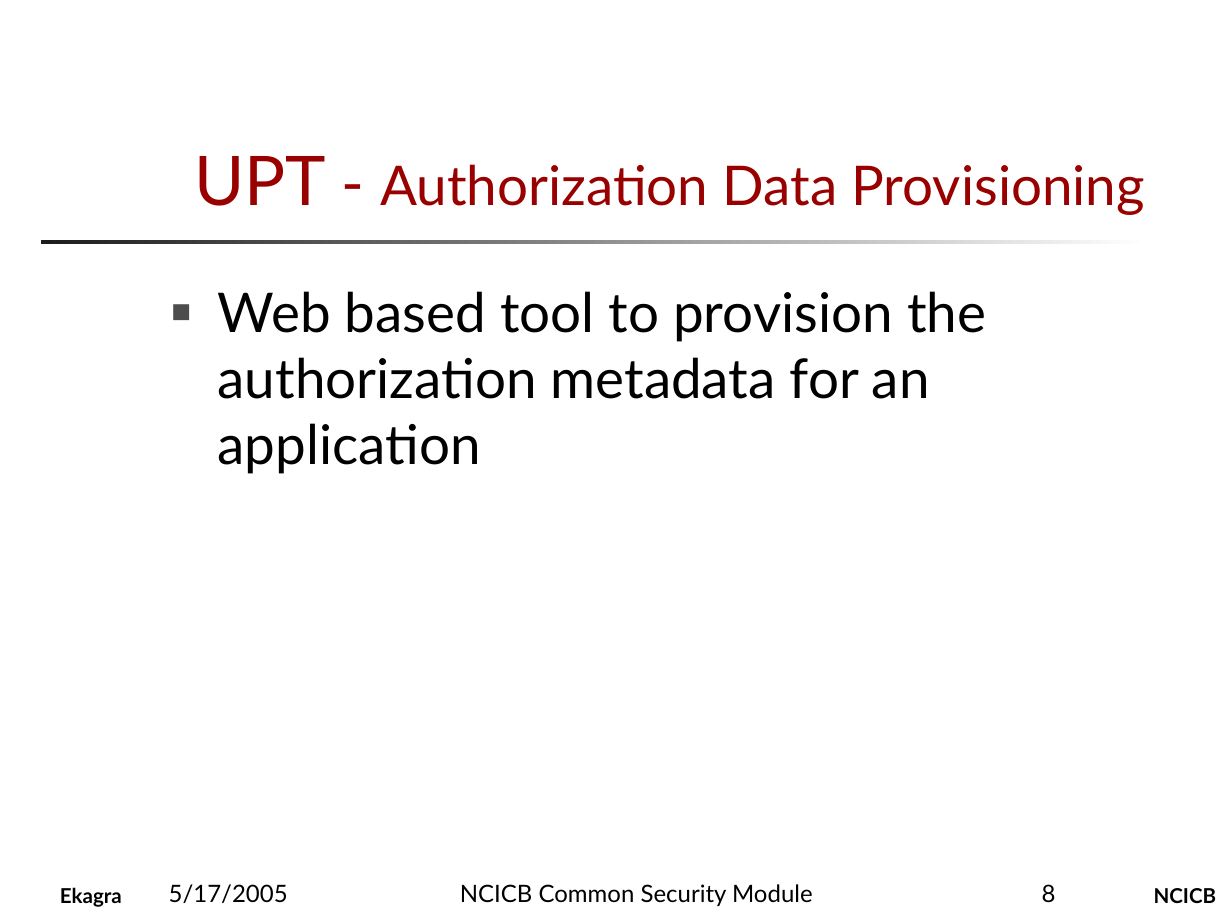
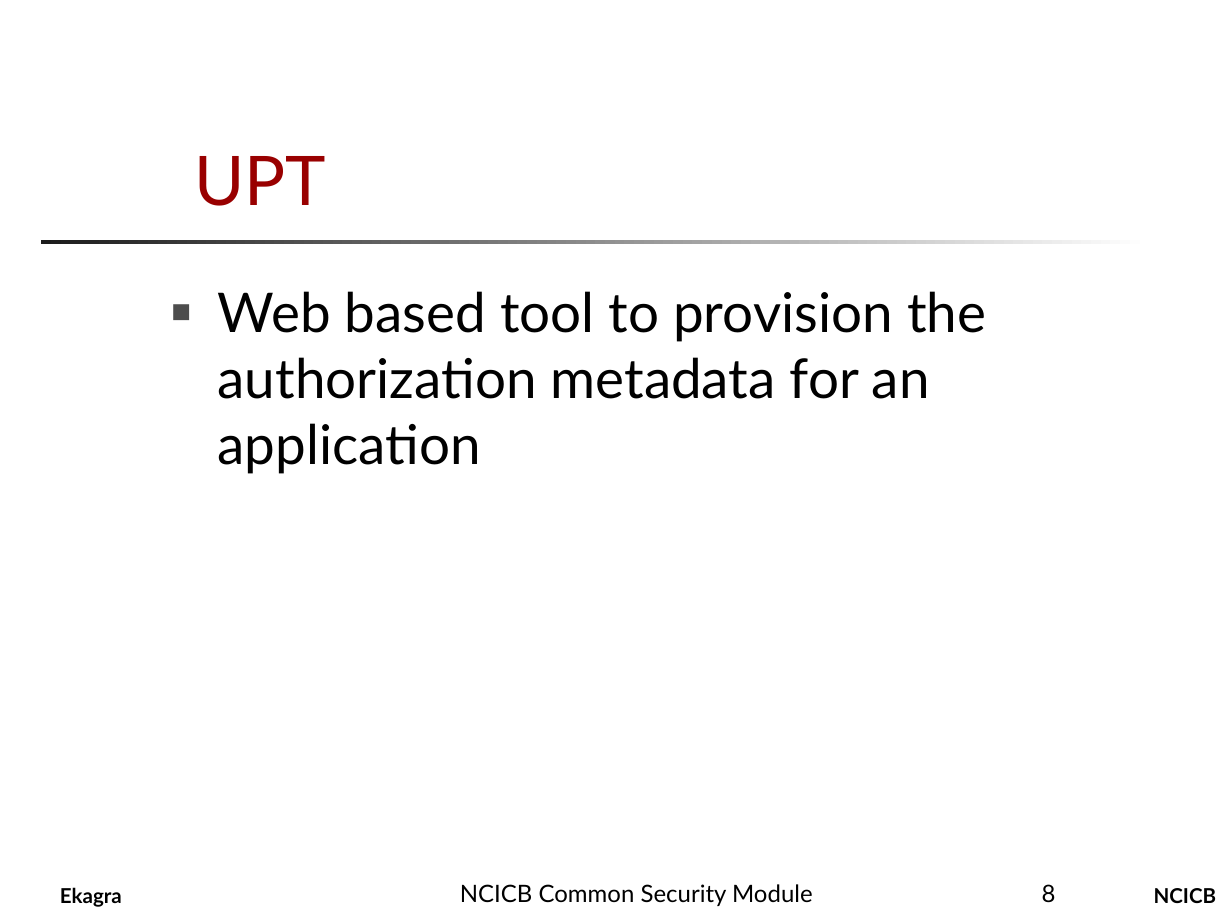
Before and after one commit to CBIIT/common-security-module-docs, a slide deck: slide 8 of Presentations/CSM_Installation_Presentation.ppt. Drawn at 1232x924 pixels with LibreOffice and Linux fonts; fonts in the diff are those of the drawing; background and template pictures are left out. Boxes give left, top, right and bottom in pixels: in the first picture for what was removed or moved away, otherwise in the second. Text is boxed around its words. In the diff, an @@ line names an element or a change of style, - is before the commit and + after.

```diff
--- a/Presentations/CSM_Installation_Presentation.ppt
+++ b/Presentations/CSM_Installation_Presentation.ppt
@@ title at [194,156,326,206]: text changed; size 32 to 40 pt @@
-UPT - Authorization Data Provisioning
+UPT
@@ text removed at [169,884,288,903] @@
-5/17/2005
```
Also in this commit, not shown: 8 other slides changed, 3 slides added.
